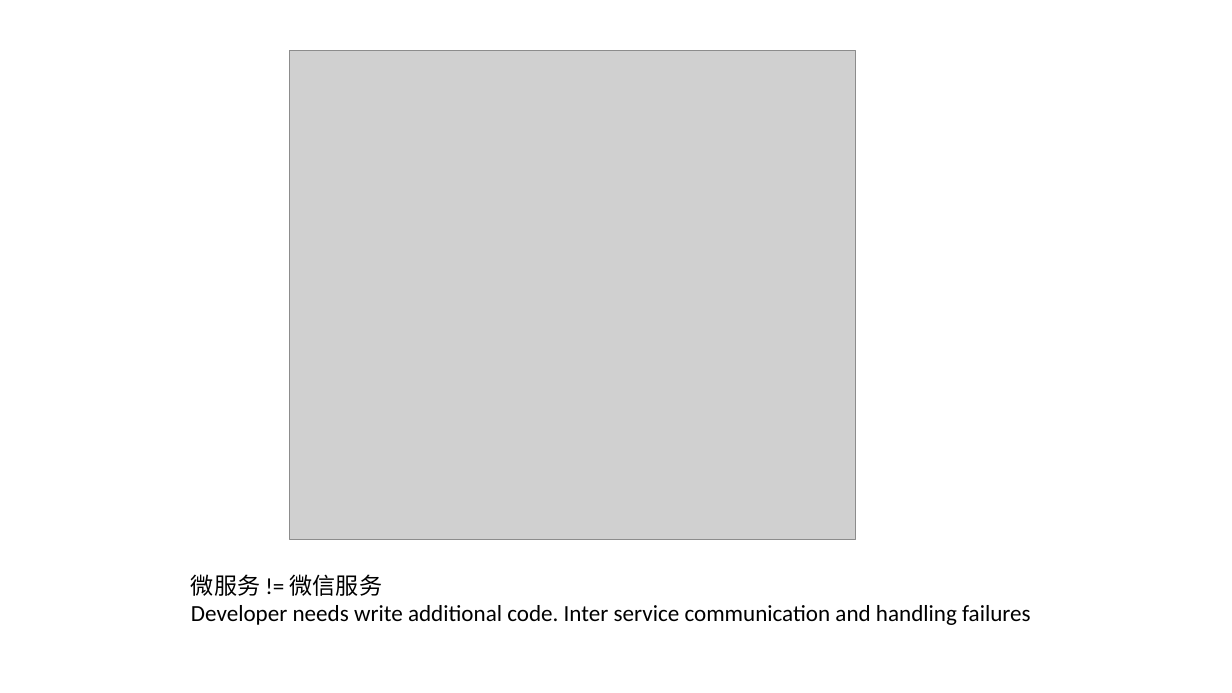
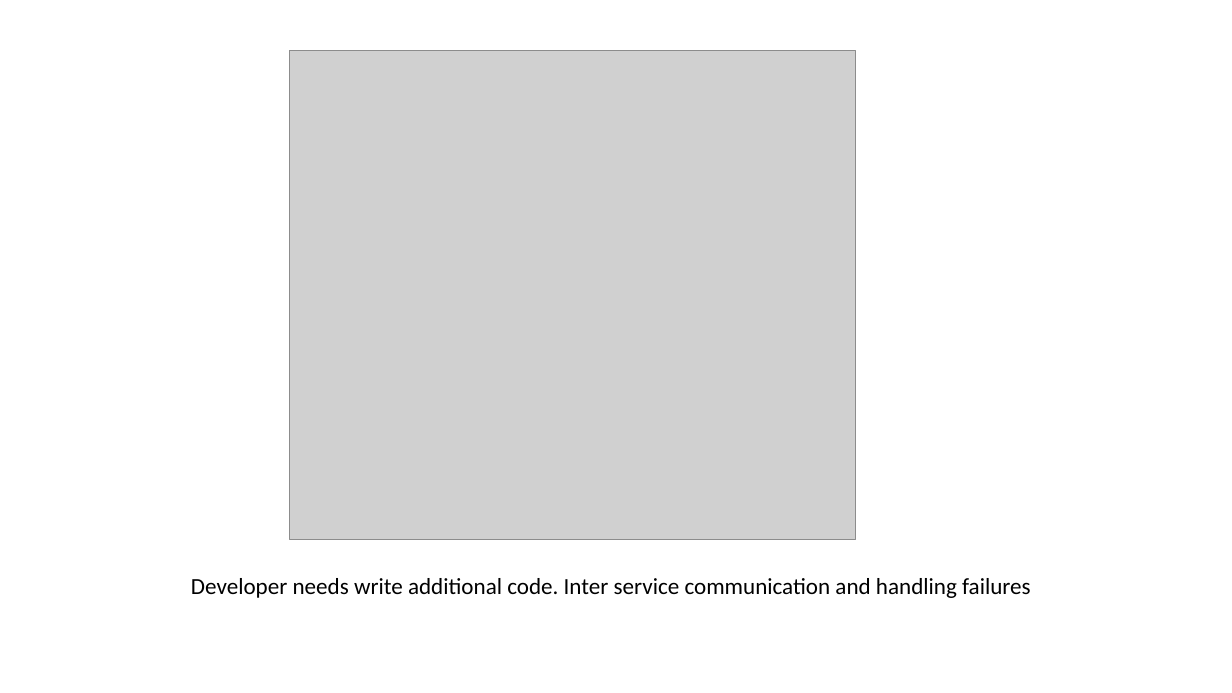
Before and after one commit to FredJiangFei/MyDocuments, a slide deck: slide 11 of 工作/Service Fabric/Service Fabric.pptx (slide 12 before the commit). Drawn at 1232x693 pixels with LibreOffice and Linux fonts; fonts in the diff are those of the drawing; grey boxes stand for pictures. Boxes give left, top, right and bottom in pixels: in the first picture for what was removed or moved away, otherwise in the second. Text is boxed around its words. In the diff, an @@ line names an element or a change of style, - is before the commit and + after.

```diff
--- a/工作/Service Fabric/Service Fabric.pptx
+++ b/工作/Service Fabric/Service Fabric.pptx
@@ text at bbox=[191, 574, 382, 596]: paragraph removed @@
-微服务 != 微信服务
```
Also in this commit, not shown: 5 other slides changed, 7 slides added, 6 slides removed.
